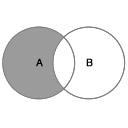
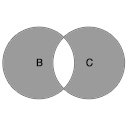
Before/after of a (128, 128) layered artwork. What changed in the layer stack:
renamed "B" to "C", painted on it over [86, 58, 93, 67]
painted on "B" (1st of 2), masked it over [53, 27, 125, 99]
renamed "A" to "B", painted on it over [36, 58, 43, 67]
painted on "A", masked it over [3, 27, 75, 99]
renamed "layers" to "A&B", hid it, moved it above "B!A", painted on it over [2, 26, 126, 100]
added layer "B!A" above "A!B" over [64, 27, 125, 99]
